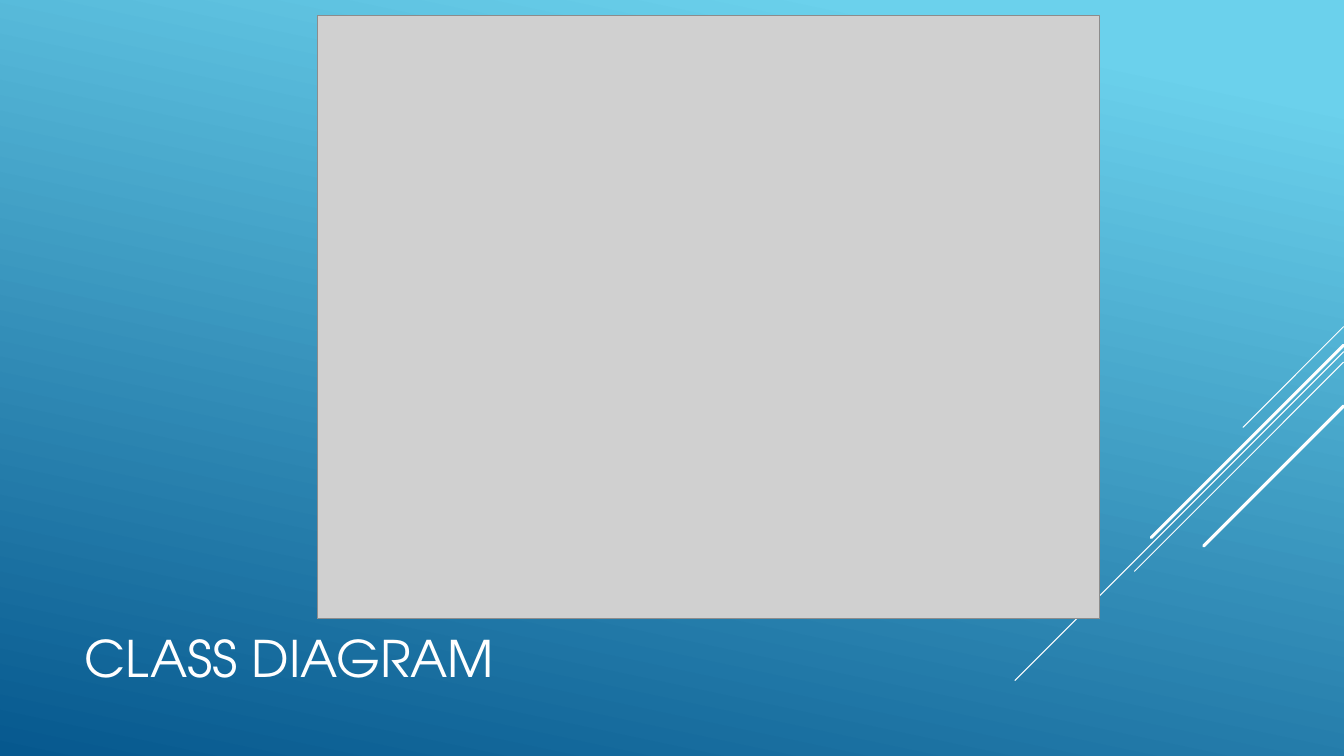
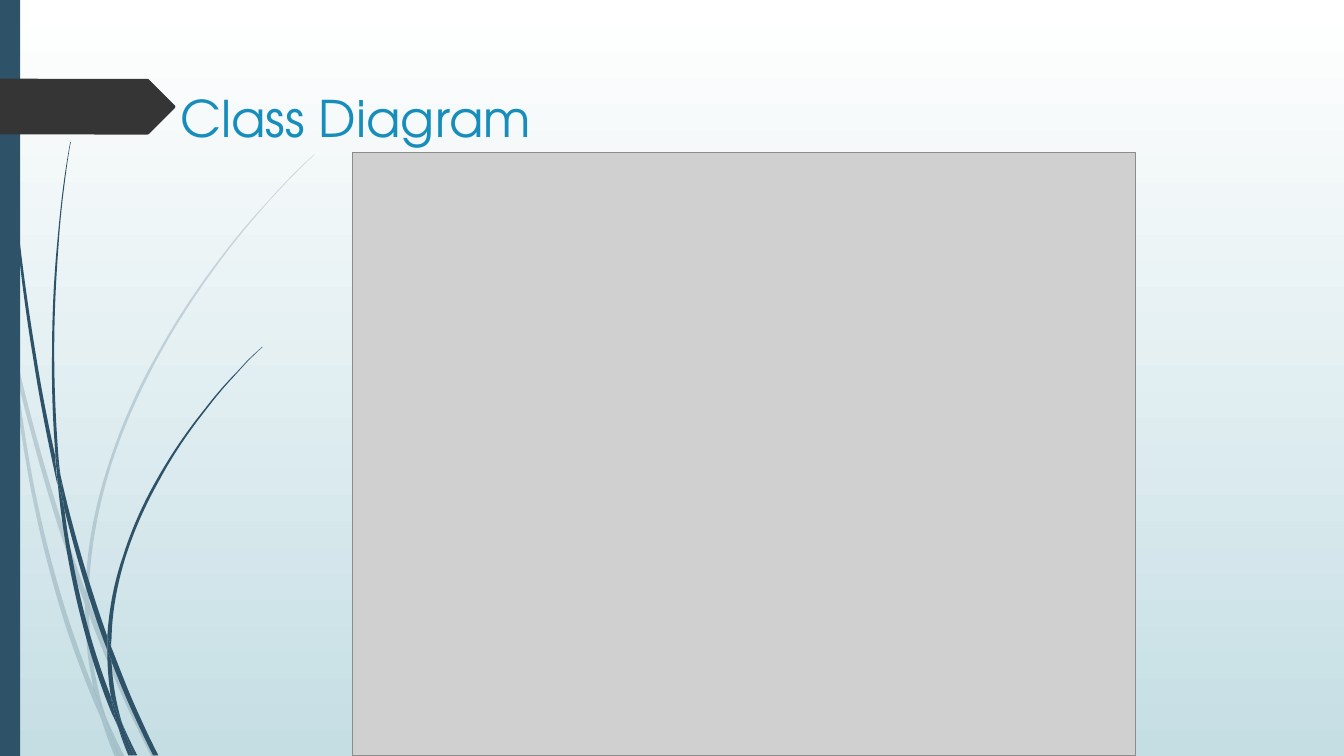
Before and after one commit to CHIHNITA-REDDY-B/SE-project, a slide deck: slide 9 of SE_ project.pptx (slide 8 before the commit). Drawn at 1344x756 pixels with LibreOffice and Linux fonts; fonts in the diff are those of the drawing; grey boxes stand for pictures. Boxes give left, top, right and bottom in pixels: in the first picture for what was removed or moved away, otherwise in the second. Text is boxed around its words. In the diff, an @@ line names an element or a change of style, - is before the commit and + after.

Commit message:
SE Project
Image To Text Convertor

```diff
--- a/SE_ project.pptx
+++ b/SE_ project.pptx
@@ background gradient #6ED2EB to #06588E to gradient #FFFFFF to #C5DEE5 @@
@@ rectangle added at [0,0,20,756], fill #2E5369 @@
@@ freeform shape added at [0,79,175,134], fill #353535 @@
@@ title "Class Diagram" at [180,99,531,161]: vertical alignment middle to top @@
@@ title at [180,99,531,161]: text changed; text colour #FFFFFF to #178DBB @@
-CLASS DIAGRAM
+Class Diagram
@@ picture: place and size @@
-picture at [318,15,1100,619]
+picture at [353,152,1135,756]
@@ group removed at [1015,327,1344,681]: 5 lines @@
@@ group added at [0,154,315,756]: 10 freeform shapes @@
@@ group added at [3,0,262,756]: 12 freeform shapes @@
```
Also in this commit, not shown: 13 other slides changed, 5 slides added.
